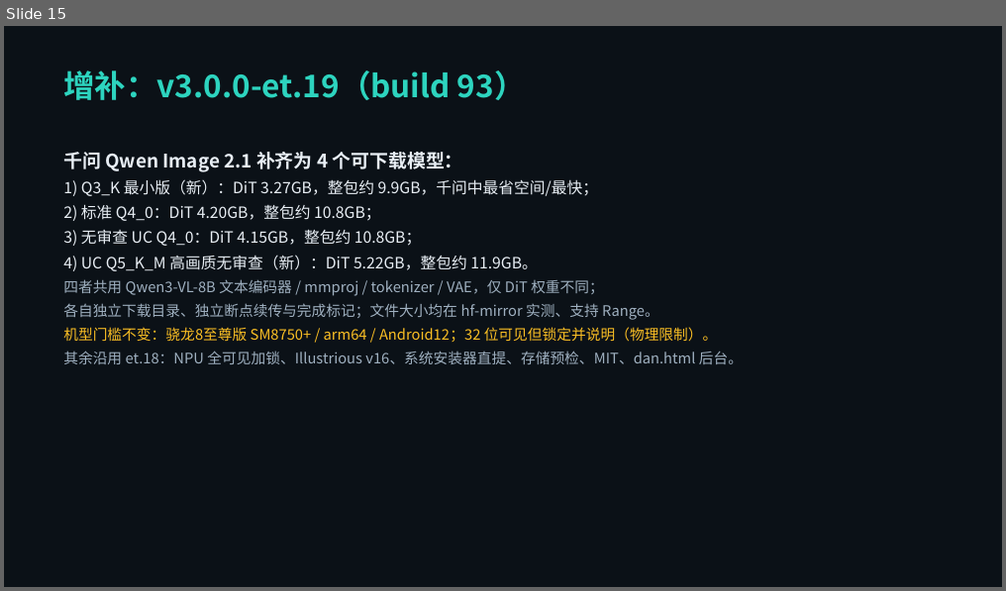
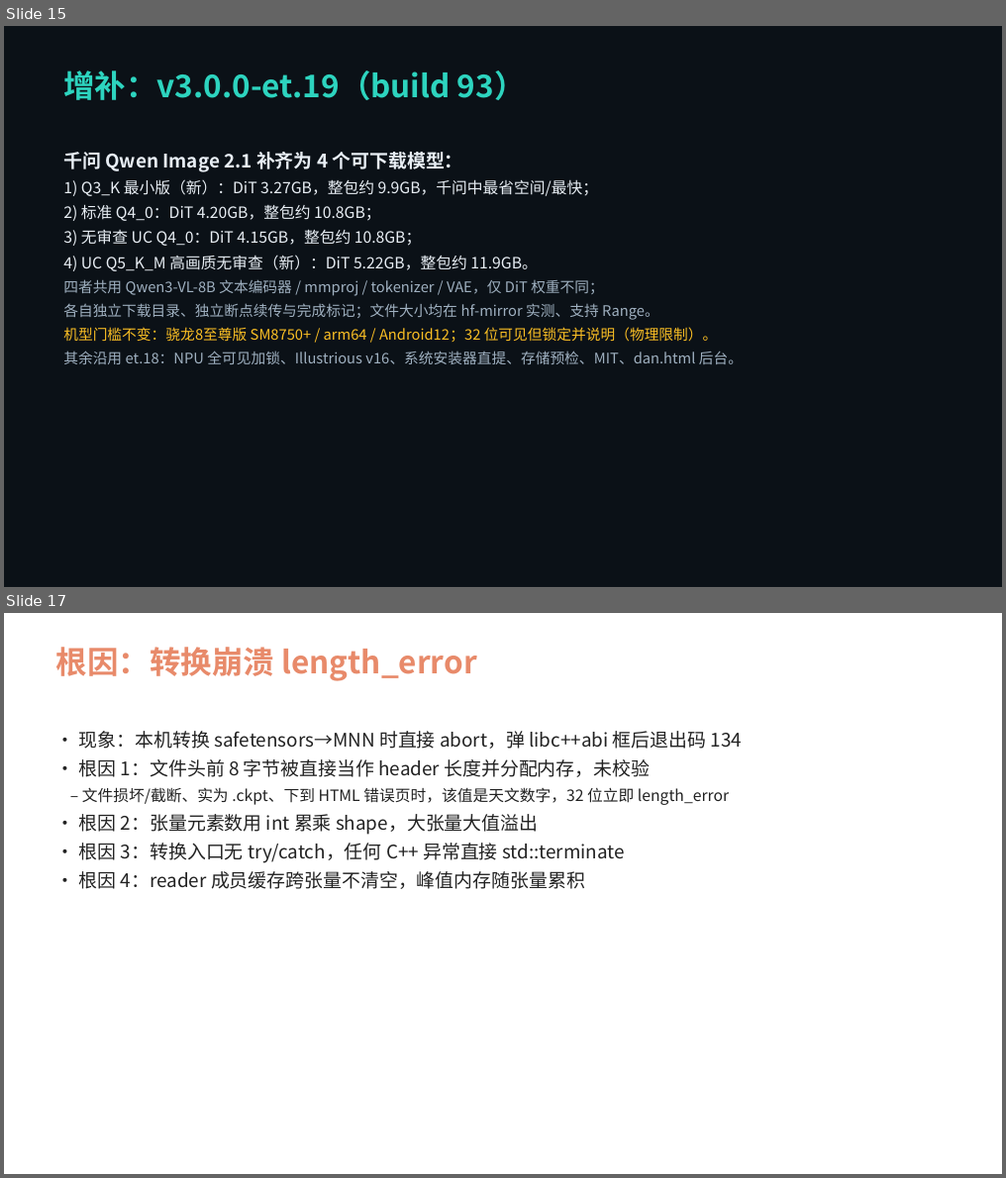
Before and after one commit to ETQWFD/LocalDream-ET, a slide deck: docs/LocalDream-ET_更新修复说明_et18.pptx. Shown one above the other, each under a label of ours: slide 15 before the commit, slides 15 and 17 after it; the slides between them are not shown. The pictures are 1006x591 and 1006x1178 pixels, drawn with LibreOffice and Linux fonts; fonts in the diff are those of the drawing. Boxes give left, top, right and bottom in pixels: in the first picture for what was removed or moved away, otherwise in the second. Text is boxed around its words. In the diff, an @@ line names an element or a change of style, - is before the commit and + after.

```diff
--- a/docs/LocalDream-ET_更新修复说明_et18.pptx
+++ b/docs/LocalDream-ET_更新修复说明_et18.pptx
@@ slide 17 added at (4,613,1002,1174), background #FFFFFF @@
@@ text added at (56,647,476,681), 30 pt, text #E88A6A, bold @@
+根因：转换崩溃 length_error
@@ text added at (79,731,742,889), 18 pt, text #222222 @@
+• 现象：本机转换 safetensors→MNN 时直接 abort，弹 libc++abi 框后退出码 134
+• 根因 1：文件头前 8 字节被直接当作 header 长度并分配内存，未校验
+– 文件损坏/截断、实为 .ckpt、下到 HTML 错误页时，该值是天文数字，32 位立即 length_error
+• 根因 2：张量元素数用 int 累乘 shape，大张量大值溢出
+• 根因 3：转换入口无 try/catch，任何 C++ 异常直接 std::terminate
+• 根因 4：reader 成员缓存跨张量不清空，峰值内存随张量累积
```
Also in this commit, not shown: 5 other slides added, 12 other files.
